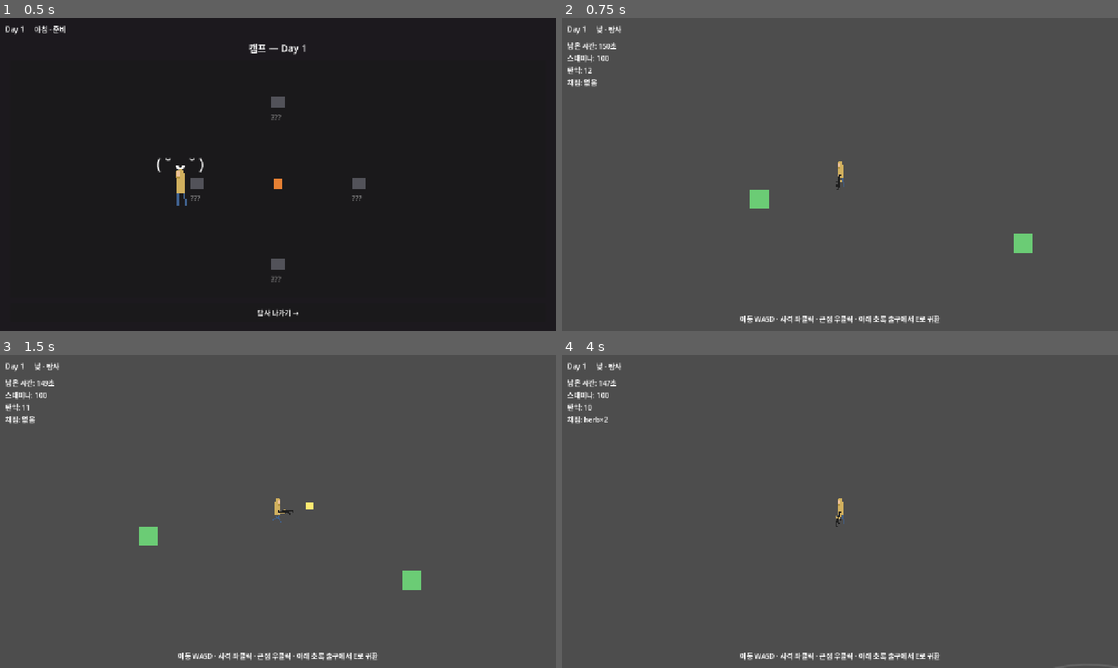
Above: before the commit, frames 1-4 (two rows, left to right).
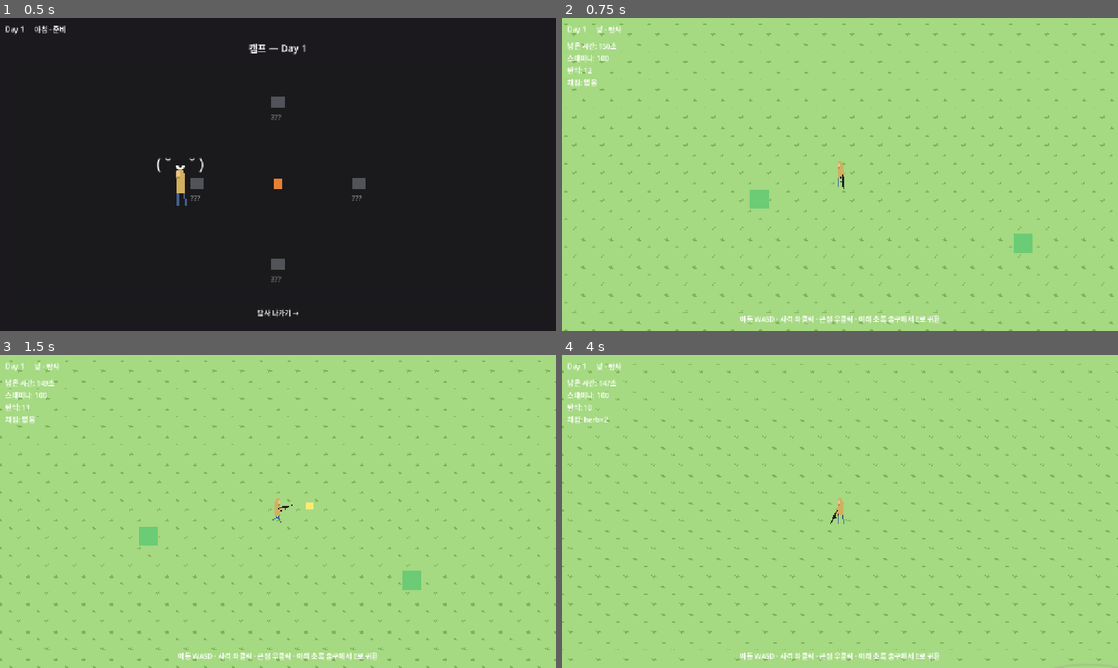
Above: after the commit, the same moments.

Repository: HomilBBANG/rt_Hilling_Game
Game: Godot game, scene res://scenes/main.tscn
The game is run twice, just before and just after one commit, with the same random seed, the same clock (stepped at 60 frames per second) and the same inputs.
Inputs (mouse positions are in pixels of both pictures, inside the frame that each line leads up to):
- Up to frame 1 (0.5 s): no input
- Up to frame 2 (0.75 s): click "탐사 나가기 →" at 0.5 s
- Up to frame 3 (1.5 s): tap Enter at 1.25 s; move the mouse to (400, 495) at 1.27 s; hold D from 1.28 s (still down); hold E from 1.28 s (still down); click (400, 495) at 1.42 s
- Up to frame 4 (4 s): move the mouse to (728, 527) at 2.02 s; release D at 2.03 s; release E at 2.03 s; hold S 2.03-2.78 s; tap Enter at 2.1, 3.6 s; move the mouse to (895, 442) at 2.77 s; hold D 2.78-3.53 s; hold E 2.78-3.53 s; move the mouse to (812, 574) at 3.52 s; hold W from 3.53 s (still down); click (812, 574) at 3.67 s

Frame 1 is identical in both runs. In frame 2, 99% of the frame differs, in the area x 0-100%, y 0-100%; in frame 3, 99%; in frame 4, 100%.

Commit message:
탐사 바닥 grass 타일 전면 적용 + 플레이어 팔/총 위치 조정
- scavenge: Floor Sprite2D(region+texture_repeat)로 맵 전체(3200x2400) 32px grass 타일링, z_index -100
- player.tscn: 팔/총 위치·flip 미세조정

Co-Authored-By: Claude Opus 4.8 <noreply@anthropic.com>

Diff:
--- a/scenes/entities/player/player.tscn
+++ b/scenes/entities/player/player.tscn
@@ -1,44 +1,47 @@
-[gd_scene load_steps=6 format=3]
+[gd_scene format=3 uid="uid://b5aoyjikw8poc"]
 
-[ext_resource type="Script" path="res://scripts/entities/player.gd" id="1"]
+[ext_resource type="Script" uid="uid://cwmbl5f4y474a" path="res://scripts/entities/player.gd" id="1"]
 [ext_resource type="PackedScene" path="res://scenes/entities/bullet/bullet.tscn" id="2"]
-[ext_resource type="Texture2D" path="res://assets/characters/gun.png" id="3"]
-[ext_resource type="Texture2D" path="res://assets/characters/arm.png" id="4"]
+[ext_resource type="Texture2D" uid="uid://bktxy6dgltgpf" path="res://assets/characters/gun.png" id="3"]
+[ext_resource type="Texture2D" uid="uid://cbqpehqxa0q6f" path="res://assets/characters/arm.png" id="4"]
 
 [sub_resource type="RectangleShape2D" id="body"]
 size = Vector2(24, 24)
 
-[node name="Player" type="CharacterBody2D" groups=["player"]]
-collision_layer = 1
+[node name="Player" type="CharacterBody2D" unique_id=1252082497 groups=["player"]]
 collision_mask = 8
 script = ExtResource("1")
 bullet_scene = ExtResource("2")
 
-[node name="Col" type="CollisionShape2D" parent="."]
+[node name="Col" type="CollisionShape2D" parent="." unique_id=2107733349]
 shape = SubResource("body")
 
-[node name="Body" type="AnimatedSprite2D" parent="."]
+[node name="Body" type="AnimatedSprite2D" parent="." unique_id=469232705]
 texture_filter = 1
 
-[node name="Aim" type="Node2D" parent="."]
+[node name="Aim" type="Node2D" parent="." unique_id=996220231]
 
-[node name="Arm" type="Sprite2D" parent="Aim"]
+[node name="Gun" type="Sprite2D" parent="Aim" unique_id=1819159826]
 texture_filter = 1
+position = Vector2(-1, -5)
+texture = ExtResource("3")
+offset = Vector2(9, 2)
+flip_h = true
+
+[node name="Arm" type="Sprite2D" parent="Aim" unique_id=364663455]
+texture_filter = 1
+position = Vector2(-5, -4)
+texture = ExtResource("4")
 offset = Vector2(6, 5)
-texture = ExtResource("4")
+flip_h = true
 
-[node name="Gun" type="Sprite2D" parent="Aim"]
-texture_filter = 1
-offset = Vector2(9, 2)
-texture = ExtResource("3")
-
-[node name="Slash" type="Polygon2D" parent="Aim"]
+[node name="Slash" type="Polygon2D" parent="Aim" unique_id=498437922]
 visible = false
 color = Color(0.95, 0.96, 1, 0.55)
 polygon = PackedVector2Array(6, -9, 58, -28, 72, 0, 58, 28, 6, 9)
 
-[node name="Muzzle" type="Marker2D" parent="Aim"]
+[node name="Muzzle" type="Marker2D" parent="Aim" unique_id=447474979]
 position = Vector2(19, 0)
 
-[node name="Camera" type="Camera2D" parent="."]
+[node name="Camera" type="Camera2D" parent="." unique_id=882233752]
 zoom = Vector2(2, 2)
--- a/scenes/phases/scavenge.tscn
+++ b/scenes/phases/scavenge.tscn
@@ -1,10 +1,11 @@
-[gd_scene load_steps=9 format=3]
+[gd_scene load_steps=10 format=3]
 
 [ext_resource type="Script" path="res://scripts/phases/scavenge.gd" id="1"]
 [ext_resource type="PackedScene" path="res://scenes/entities/player/player.tscn" id="2"]
 [ext_resource type="PackedScene" path="res://scenes/entities/monster/monster.tscn" id="3"]
 [ext_resource type="PackedScene" path="res://scenes/entities/pickups/resource_node.tscn" id="4"]
 [ext_resource type="PackedScene" path="res://scenes/entities/pickups/ammo_pickup.tscn" id="5"]
+[ext_resource type="Texture2D" path="res://assets/tiles/grass.png" id="6"]
 
 [sub_resource type="RectangleShape2D" id="wallH"]
 size = Vector2(3200, 20)
@@ -22,6 +23,15 @@
 monster_scene = ExtResource("3")
 resource_scene = ExtResource("4")
 ammo_scene = ExtResource("5")
+
+[node name="Floor" type="Sprite2D" parent="."]
+texture_filter = 1
+texture_repeat = 2
+z_index = -100
+centered = false
+texture = ExtResource("6")
+region_enabled = true
+region_rect = Rect2(0, 0, 3200, 2400)
 
 [node name="Walls" type="StaticBody2D" parent="."]
 collision_layer = 8
Binary file added: assets/tiles/grass.png
Not shown, added: assets/tiles/grass.png.import
